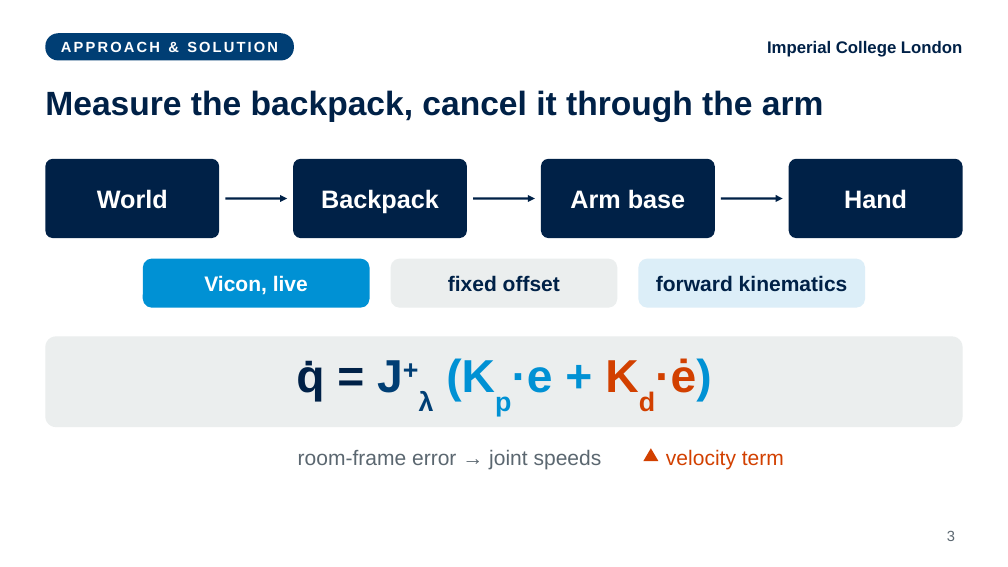
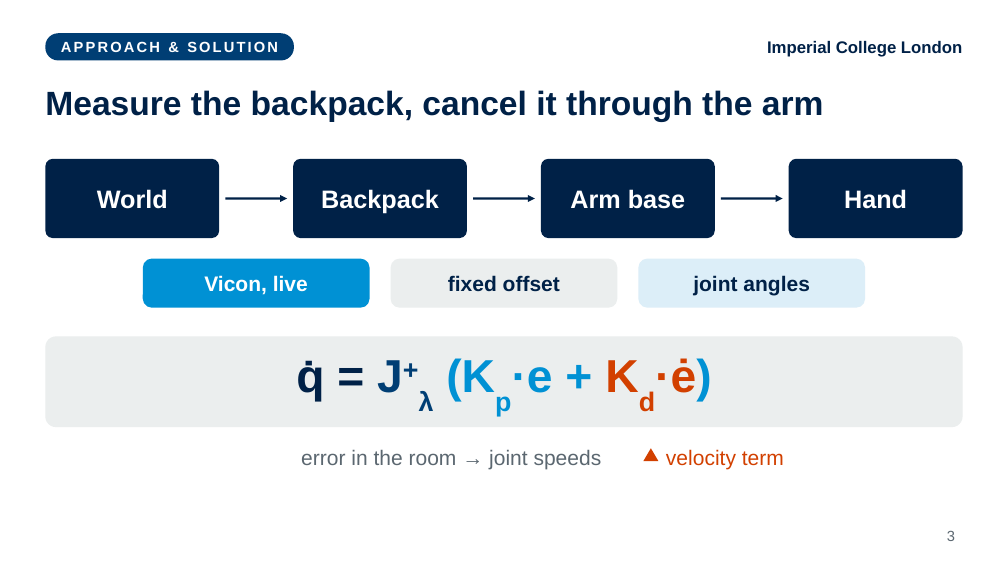
Before and after one commit to fechachris4/HumanSL_MAIN, a slide deck: slide 3 of presentation/World_Stable_Supernumerary_Effectors_Akabueze.pptx. Drawn at 1008x567 pixels with LibreOffice and Linux fonts; fonts in the diff are those of the drawing. Boxes give left, top, right and bottom in pixels: in the first picture for what was removed or moved away, otherwise in the second. Text is boxed around its words. In the diff, an @@ line names an element or a change of style, - is before the commit and + after.

```diff
--- a/presentation/World_Stable_Supernumerary_Effectors_Akabueze.pptx
+++ b/presentation/World_Stable_Supernumerary_Effectors_Akabueze.pptx
@@ text in rounded rectangle at box(693, 275, 810, 296): text changed @@
-forward kinematics
+joint angles
@@ text at box(301, 450, 602, 470): text changed @@
-room-frame error → joint speeds
+error in the room → joint speeds
```
Also in this commit, not shown: 5 other slides changed, 2 slides added, 1 slide removed, 2 other files.
